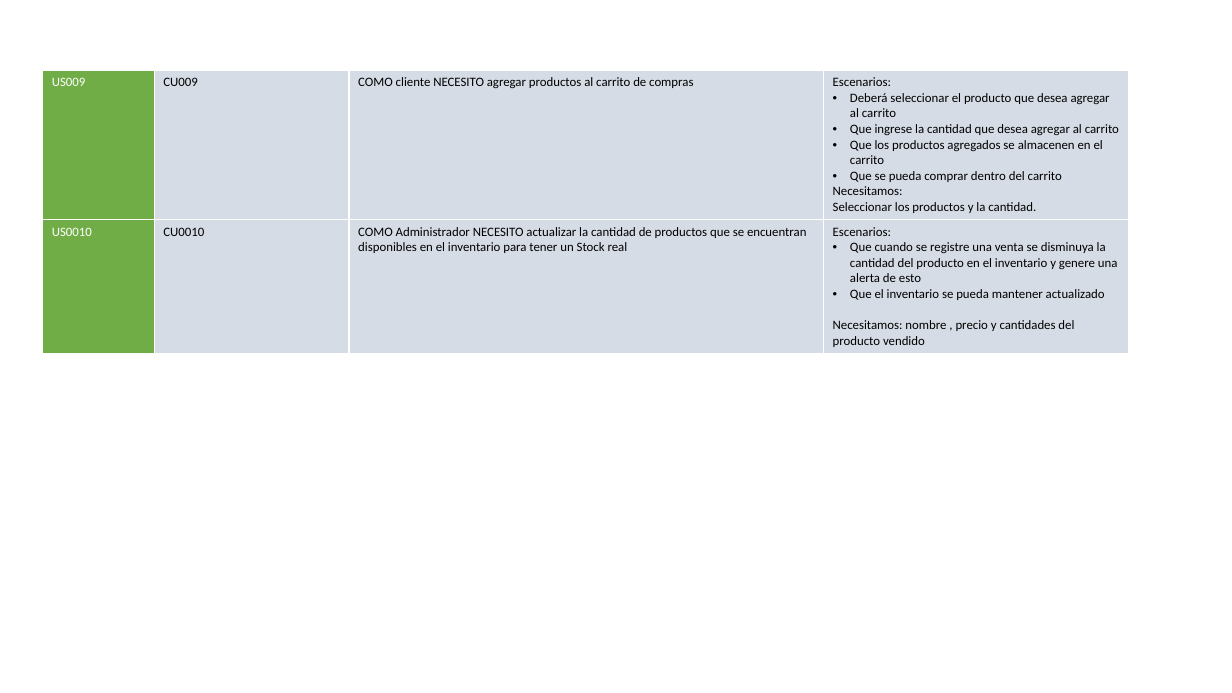
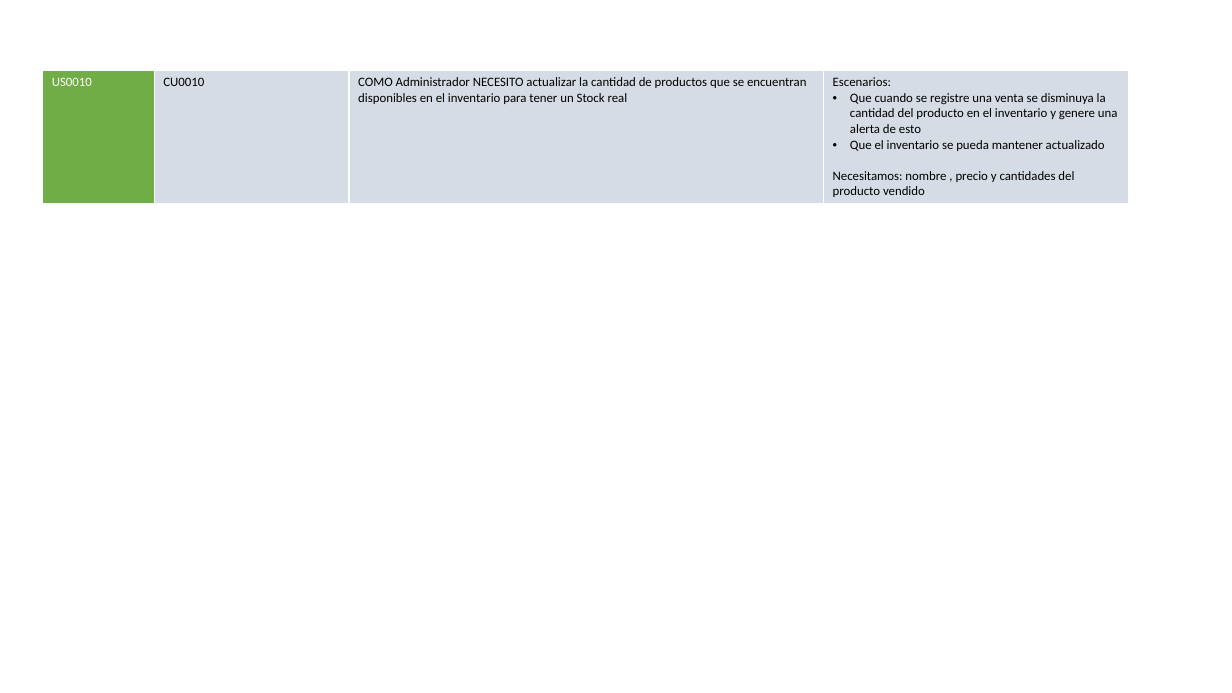
Before and after one commit to DavidV4iss/MASTER-BARBER-REACT, a slide deck: slide 3 of DOCUMENTACION DE MASTER BARBER/DOCUMENTACION DE APOYO/HU.pptx. Drawn at 1232x693 pixels with LibreOffice and Linux fonts; fonts in the diff are those of the drawing. Boxes give left, top, right and bottom in pixels: in the first picture for what was removed or moved away, otherwise in the second. Text is boxed around its words. In the diff, an @@ line names an element or a change of style, - is before the commit and + after.

```diff
--- a/DOCUMENTACION DE MASTER BARBER/DOCUMENTACION DE APOYO/HU.pptx
+++ b/DOCUMENTACION DE MASTER BARBER/DOCUMENTACION DE APOYO/HU.pptx
@@ table at (43, 70, 1129, 202) @@
-row 1: US009 | CU009 | COMO cliente NECESITO agregar productos al carrito de compras | Escenarios: / Deberá seleccionar el producto que desea agregar al carrito / Que ingrese la cantidad que desea agregar al carrito / Que los productos agregados se almacenen en el carrito / Que se pueda comprar dentro del carrito / Necesitamos: / Seleccionar los productos y la cantidad.
```
Also in this commit, not shown: 1 other slide changed.
